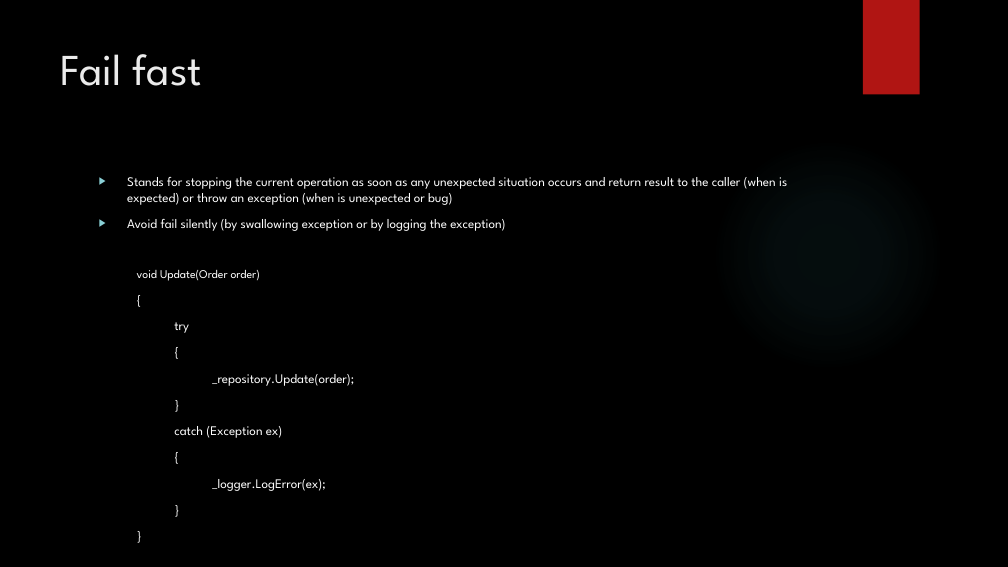
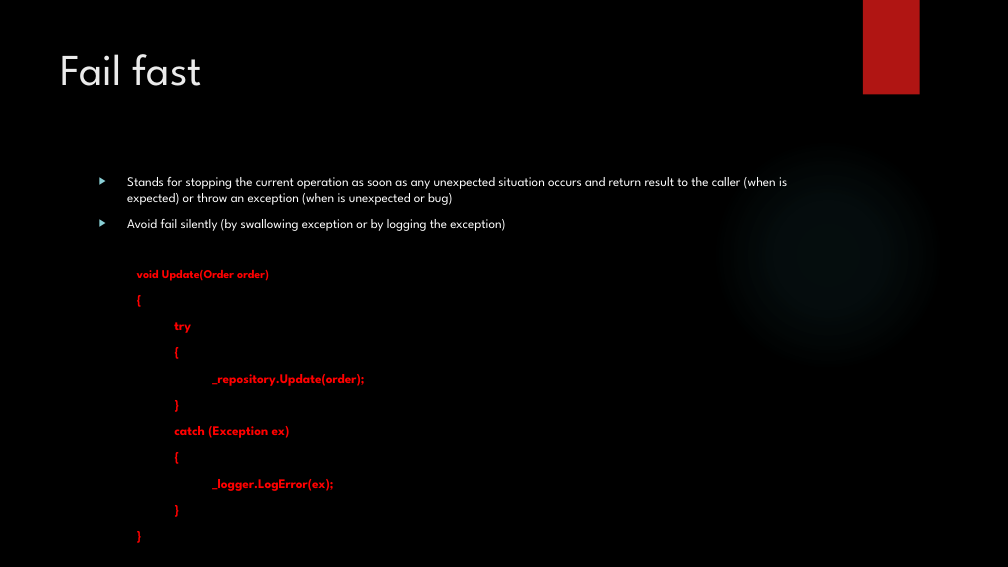
Before and after one commit to tomekjanicki/fpdemo, a slide deck: slide 8 of Presentation.pptx. Drawn at 1008x567 pixels with LibreOffice and Linux fonts; fonts in the diff are those of the drawing; background and template pictures are left out. Boxes give left, top, right and bottom in pixels: in the first picture for what was removed or moved away, otherwise in the second. Text is boxed around its words. In the diff, an @@ line names an element or a change of style, - is before the commit and + after.

```diff
--- a/Presentation.pptx
+++ b/Presentation.pptx
@@ text at (x1=137, y1=269, x2=364, y2=491): text colour #FFFFFF to #FF0000, bold on in "void Update(Order order)", "{", "try", "{" and 7 more places @@
```
Also in this commit, not shown: 9 other slides changed, 1 slide added, 1 slide removed.
